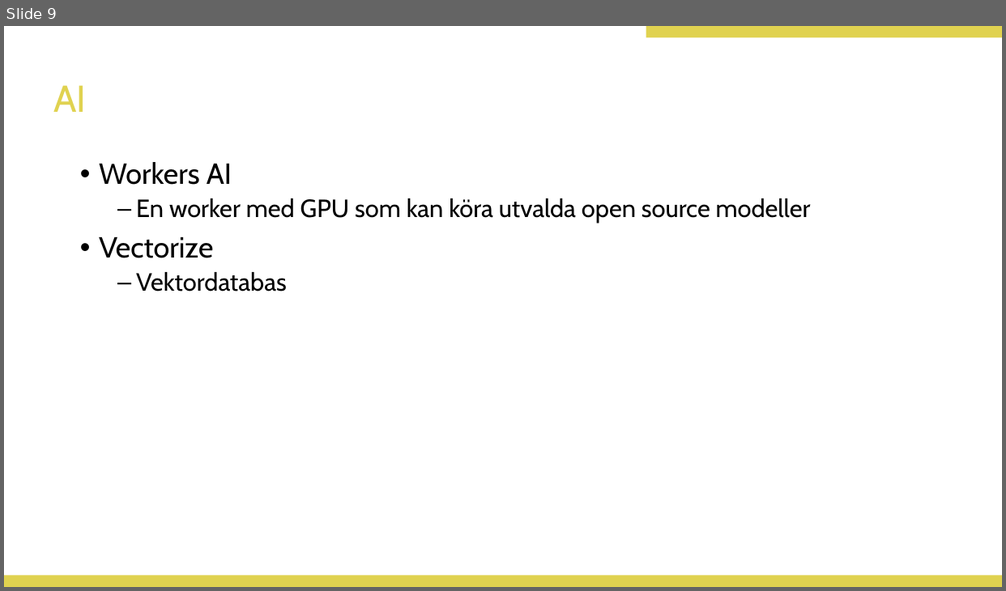
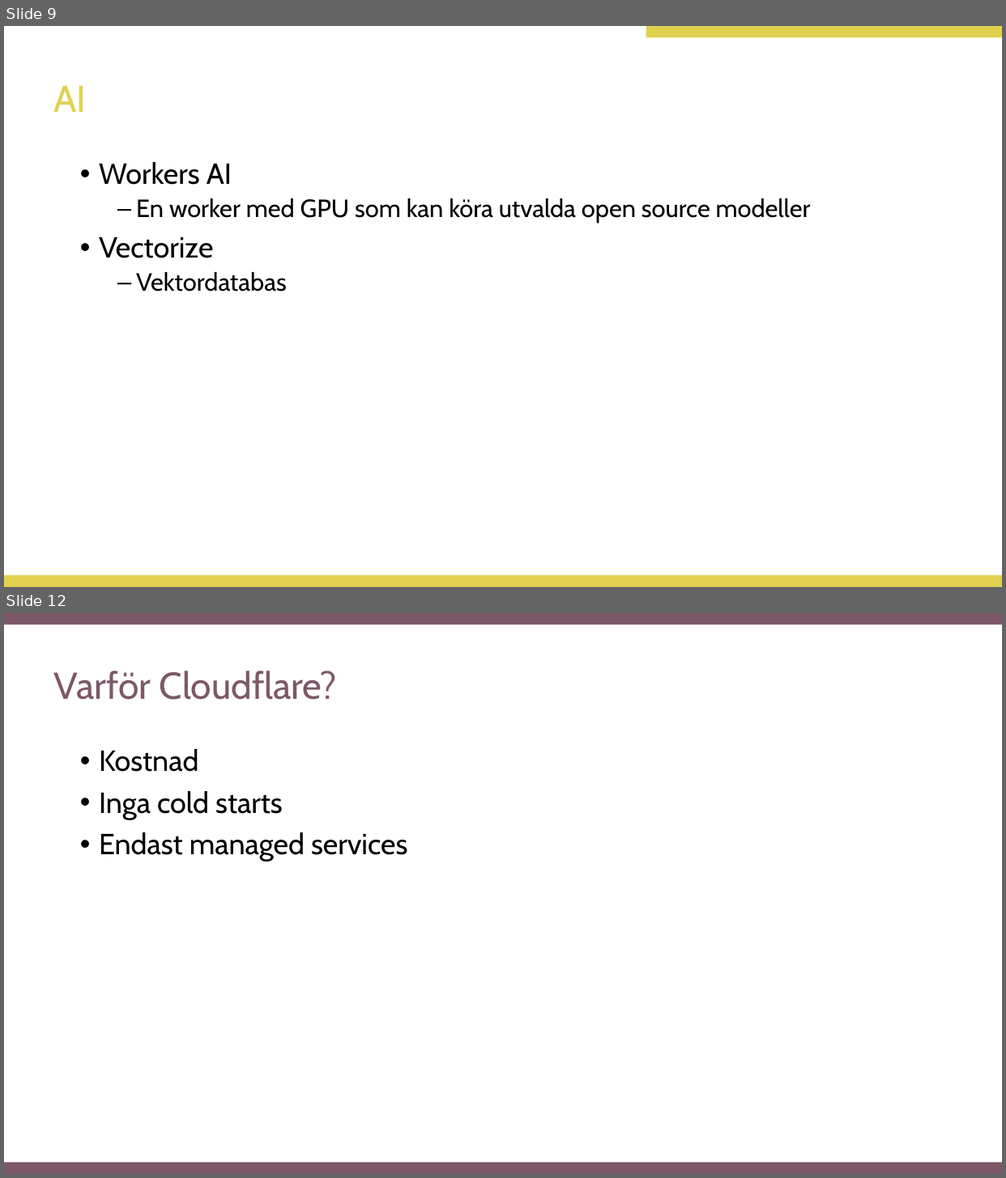
Before and after one commit to Doverstav/kitscon241, a slide deck: docs/presentation.pptx. Shown one above the other, each under a label of ours: slide 9 before the commit, slides 9 and 12 after it; the slides between them are not shown. The pictures are 1006x591 and 1006x1178 pixels, drawn with LibreOffice and Linux fonts; fonts in the diff are those of the drawing; background and template pictures are left out. Boxes give left, top, right and bottom in pixels: in the first picture for what was removed or moved away, otherwise in the second. Text is boxed around its words. In the diff, an @@ line names an element or a change of style, - is before the commit and + after.

```diff
--- a/docs/presentation.pptx
+++ b/docs/presentation.pptx
@@ slide 12 added at (4, 613, 1002, 1174), background #FFFFFF @@
@@ rectangle added at (4, 613, 1002, 625), fill #7D5868 @@
@@ title added at (53, 671, 337, 700), 36 pt, text #7D5868 @@
+Varför Cloudflare?
@@ text added at (99, 749, 407, 862), 28 pt, text #000000 @@
+• Kostnad
+• Inga cold starts
+• Endast managed services
@@ rectangle added at (4, 1162, 1002, 1174), fill #7D5868 @@
```
Also in this commit, not shown: 5 slides changed, 8 other slides added, 7 slides removed, 1 other file.
